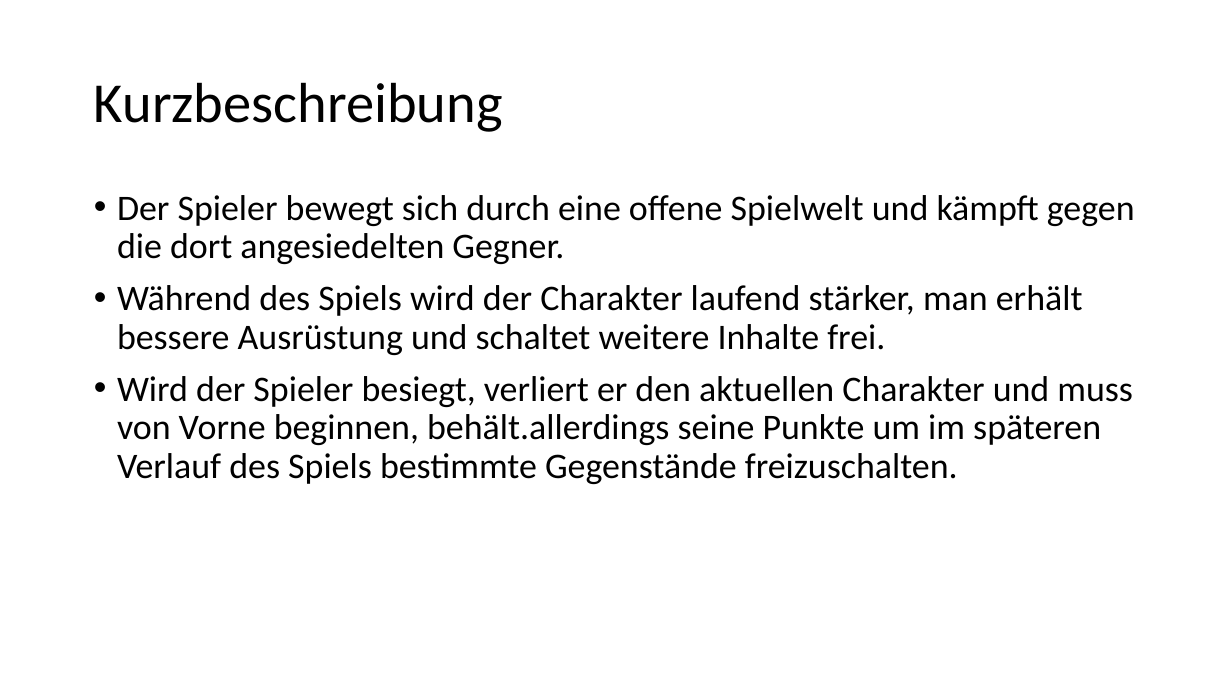
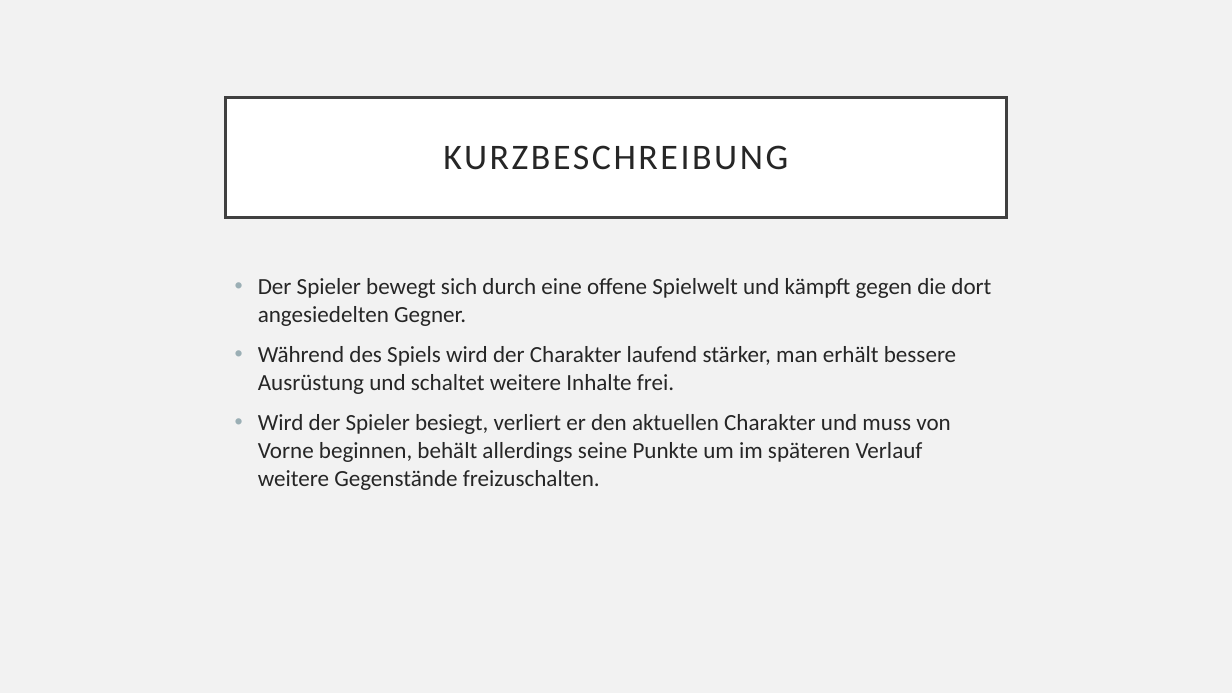
Before and after one commit to mreichl-tgm/hero, a slide deck: slide 3 of docs/project-presentation.pptx. Drawn at 1232x693 pixels with LibreOffice and Linux fonts; fonts in the diff are those of the drawing. Boxes give left, top, right and bottom in pixels: in the first picture for what was removed or moved away, otherwise in the second. Text is boxed around its words. In the diff, an @@ line names an element or a change of style, - is before the commit and + after.

```diff
--- a/docs/project-presentation.pptx
+++ b/docs/project-presentation.pptx
@@ background #FFFFFF to #F2F2F2 @@
@@ title "KURZBESCHREIBUNG": place and size @@
-title "KURZBESCHREIBUNG" at (94,82,503,132)
+title "KURZBESCHREIBUNG" at (226,97,1006,217)
@@ title "KURZBESCHREIBUNG" at (226,97,1006,217): fill none to #FFFFFF; outline none to #404040 2.5 pt @@
@@ title at (443,145,788,170): text changed; size 44 to 28 pt; text colour #000000 to #262626 @@
-Kurzbeschreibung
+KURZBESCHREIBUNG
@@ text "Der Spieler bewegt sich durch ...": place and size @@
-text "Der Spieler bewegt sich durch ..." at (117,195,1135,484)
+text "Der Spieler bewegt sich durch ..." at (258,278,991,490)
@@ text at (258,278,991,394): size 28 to 18 pt, text colour #000000 to #262626 in "Der Spieler bewegt sich durch eine offene ...", "Während des Spiels wird der Charakter laufend ..."; line spacing 0.9 to 1 @@
@@ text at (258,414,951,490): text changed; size 28 to 18 pt; text colour #000000 to #262626 @@
-• Wird der Spieler besiegt, verliert er den aktuellen Charakter und muss von Vorne beginnen, behält.allerdings seine Punkte um im späteren Verlauf des Spiels bestimmte Gegenstände freizuschalten.
+• Wird der Spieler besiegt, verliert er den aktuellen Charakter und muss von Vorne beginnen, behält allerdings seine Punkte um im späteren Verlauf weitere Gegenstände freizuschalten.
```
Also in this commit, not shown: 6 other slides changed, 2 slides added, 1 slide removed.
